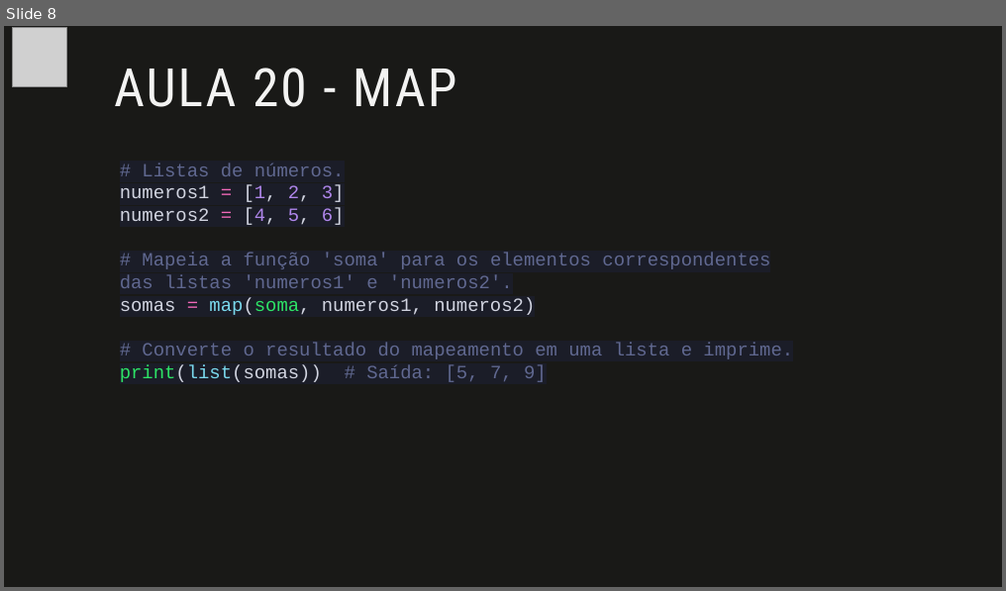
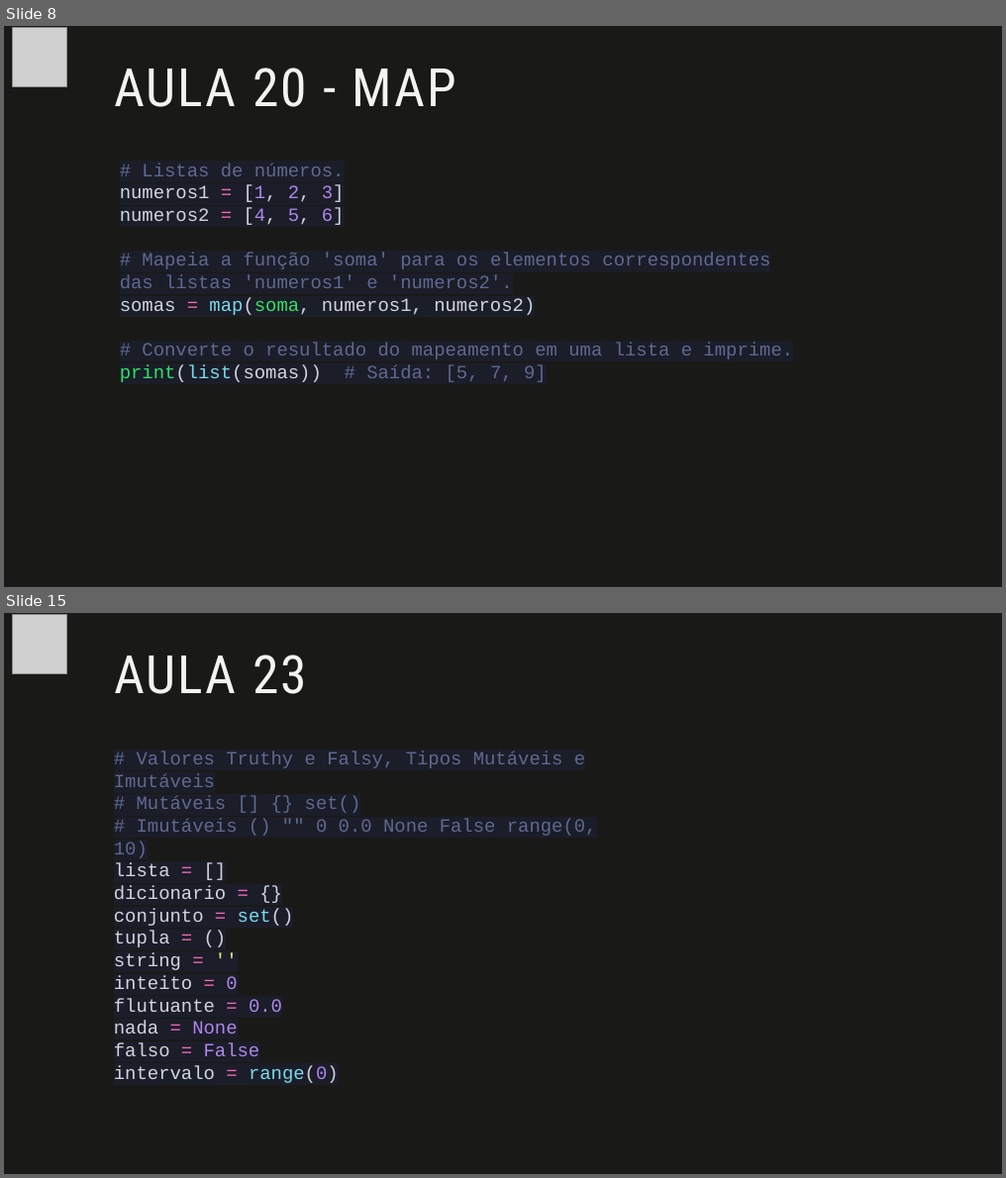
Before and after one commit to fabio-sudo/PythonCurso, a slide deck: Python_Dev/Python Intermediário/Material Python/5 Lista/5- Lista.pptx. Shown one above the other, each under a label of ours: slide 8 before the commit, slides 8 and 15 after it; the slides between them are not shown. The pictures are 1006x591 and 1006x1178 pixels, drawn with LibreOffice and Linux fonts; fonts in the diff are those of the drawing; grey boxes stand for pictures. Boxes give left, top, right and bottom in pixels: in the first picture for what was removed or moved away, otherwise in the second. Text is boxed around its words. In the diff, an @@ line names an element or a change of style, - is before the commit and + after.

```diff
--- a/Python_Dev/Python Intermediário/Material Python/5 Lista/5- Lista.pptx
+++ b/Python_Dev/Python Intermediário/Material Python/5 Lista/5- Lista.pptx
@@ slide 15 added at box(4, 613, 1002, 1174), background #191917 @@
@@ picture added at box(12, 615, 66, 673) @@
@@ title added at box(114, 655, 307, 694), 51 pt, text #F3F3F2 @@
+AULA 23
@@ text added at box(114, 752, 597, 1079), 18 pt, text #606890 @@
+# Valores Truthy e Falsy, Tipos Mutáveis e Imutáveis
+# Mutáveis [] {} set()
+# Imutáveis () "" 0 0.0 None False range(0, 10)
+lista = []
+dicionario = {}
+conjunto = set()
+tupla = ()
+string = ''
+inteito = 0
+flutuante = 0.0
+nada = None
+falso = False
+intervalo = range(0)
```
Also in this commit, not shown: 6 other slides added, 4 other files.
